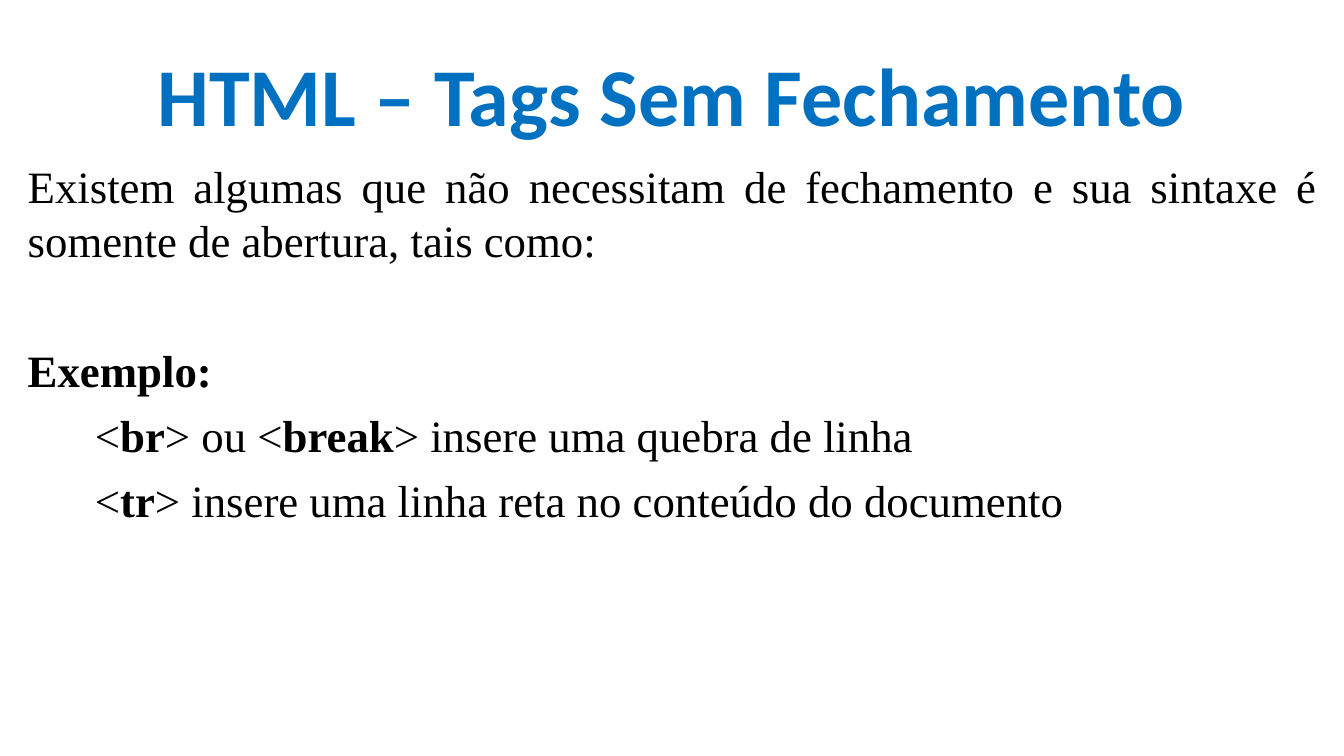
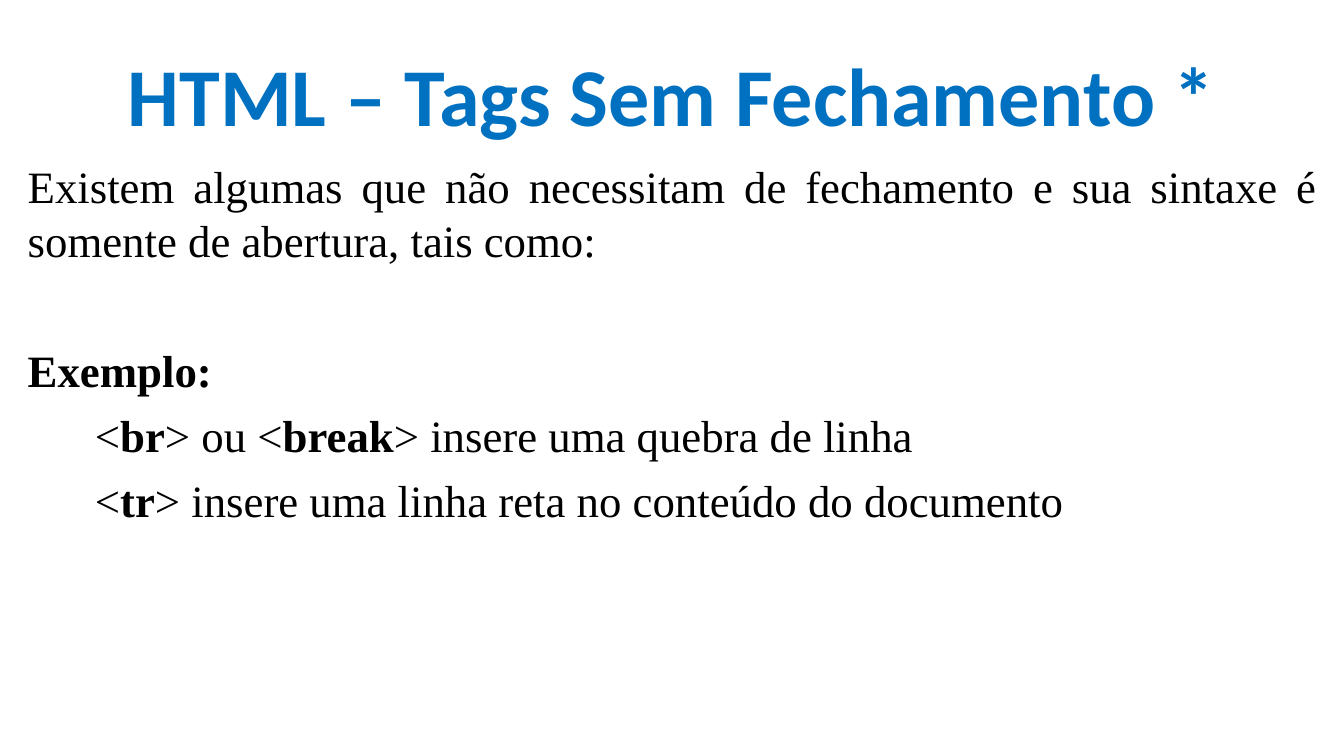
Before and after one commit to CloudEducationBrazil/WydenDesenvolvimentoWebPHP, a slide deck: slide 32 of 01 Classes/Aula 02, 03, 04 Desenvolvimento Web Caracterização - HTML.pptx. Drawn at 1344x756 pixels with LibreOffice and Linux fonts; fonts in the diff are those of the drawing; background and template pictures are left out. Boxes give left, top, right and bottom in pixels: in the first picture for what was removed or moved away, otherwise in the second. Text is boxed around its words. In the diff, an @@ line names an element or a change of style, - is before the commit and + after.

Commit message:
Atualização de slides de aulas

```diff
--- a/01 Classes/Aula 02, 03, 04 Desenvolvimento Web Caracterização - HTML.pptx
+++ b/01 Classes/Aula 02, 03, 04 Desenvolvimento Web Caracterização - HTML.pptx
@@ title at (128,68,1155,140): text changed @@
-HTML – Tags Sem Fechamento
+HTML – Tags Sem Fechamento *
```
